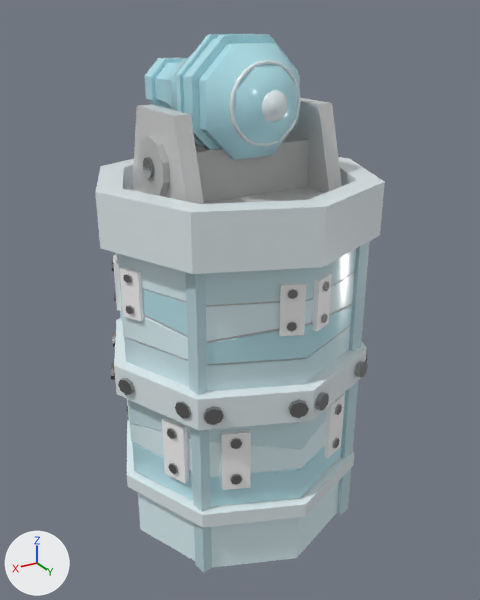
Before and after pictures for a commit that changed the FBX model NeverWinter/Assets/3.Models/CannonTower/CannonTower_3.fbx.
Rendered twice from a camera (50 mm lens) standing at (1.57, 2.63, 2.51) and looking at (-0.02, -0.01, 1.2). Arrows for +X, +Y and +Z are at lower left; the lights stay in place. Where no turn or scale is listed for an object, it has been applied to the vertices.
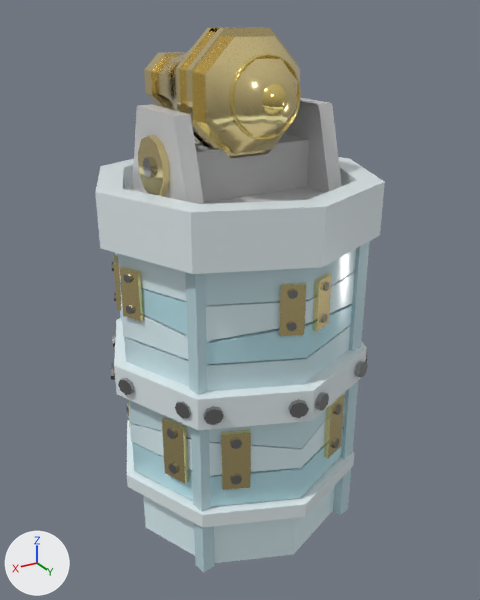
The change, as a list of edits to the scene's bpy script:
```text
Change mat_aistandardsurface24:
    mat_aistandardsurface24.base_color: (0.76, 0.849, 0.872) -> (0.947, 0.737, 0.242)  # white #e2edf0 -> yellow #f9df87
Change mat_aistandardsurface26:
    mat_aistandardsurface26.base_color: (0.461, 0.789, 0.872) -> (0.947, 0.776, 0.371)  # cyan #b5e6f0 -> beige #f9e4a4
    mat_aistandardsurface26.metallic: 0.0 -> 1.0
Change mat_metal:
    mat_metal.base_color: (1.0, 1.0, 1.0) -> (0.947, 0.776, 0.371)  # white #ffffff -> beige #f9e4a4
    mat_metal.metallic: 0.0 -> 1.0
Change me_mesh_002:
    where me_mesh_002.from_pydata(...)  # 1496 vertices, 1707 faces; spans x -0.68..0.68, y -0.7..0.7, z -0.92..0.92
    used by ob_polysurface117; location = (0.0, -0.039, 0.918)
    me_mesh_002 part 2: 32 vertices removed from x -0.59..0.59, y -0.58..0.61, z -0.92..0.67; 32 vertices added at x -0.56..0.56, y -0.55..0.58, z -0.92..0.67
Change me_mesh_001:
    where me_mesh_001.from_pydata(...)  # 194 vertices, 226 faces; spans x -0.503..0.503, y -0.503..0.503, z -0.316..0.316
    used by ob_polysurface116; location = (0.0, -0.024, 1.828)
    me_mesh_001 part 1: 60 faces spanning x -0.431..0.427, y -0.128..0.128, z -0.055..0.215 switch from mat_lambert1 (grey #bcbcbc) to mat_metal (beige #f9e4a4)
Change ob_polysurface115:
    ob_polysurface115.location: (0.0, -0.187, 2.168) -> (0.0, -0.187, 2.195)
```

Where the change shows, as pixel boxes [x1, y1, x2, y2] in the pictures (480 x 600 px; the box of a moved part takes in the faces that stretch with it):
'polySurface117', recoloured, surface changed, reshaped (grey to yellow): [95, 157, 385, 572] in both
'polySurface115', recoloured, surface changed, moved (cyan to yellow): before [145, 34, 301, 160]; after [144, 27, 301, 157]
'polySurface116', recoloured, surface changed: [135, 98, 324, 198] in both
part 1 of me_mesh_001, recoloured (grey to yellow): [138, 135, 170, 196] in both
part 2 of me_mesh_002, moved or reshaped: before [126, 272, 354, 568]; after [143, 486, 335, 563]
